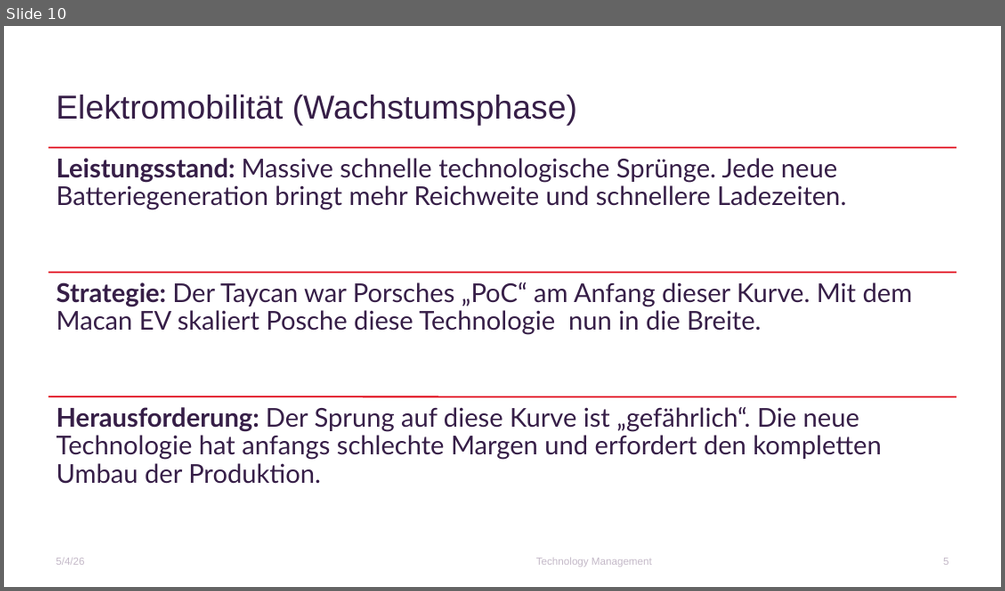
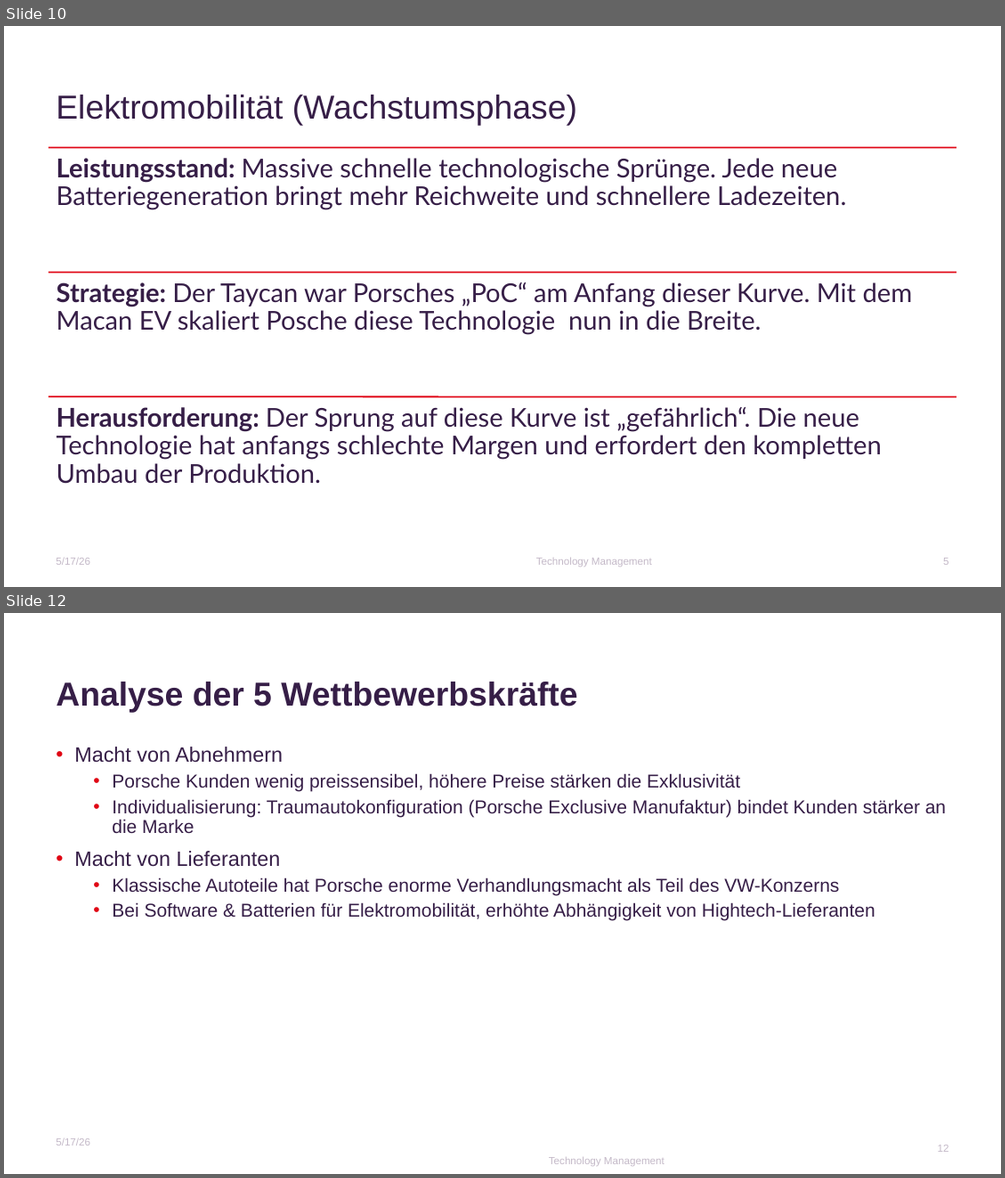
Before and after one commit to Erickk0/Master, a slide deck: 1. Semester/Technology Management/Praktikum/PorscheTechManagement1.pptx. Shown one above the other, each under a label of ours: slide 10 before the commit, slides 10 and 12 after it; the slides between them are not shown. The pictures are 1005x591 and 1005x1178 pixels, drawn with LibreOffice and Linux fonts; fonts in the diff are those of the drawing; background and template pictures are left out. Boxes give left, top, right and bottom in pixels: in the first picture for what was removed or moved away, otherwise in the second. Text is boxed around its words. In the diff, an @@ line names an element or a change of style, - is before the commit and + after.

```diff
--- a/1. Semester/Technology Management/Praktikum/PorscheTechManagement1.pptx
+++ b/1. Semester/Technology Management/Praktikum/PorscheTechManagement1.pptx
@@ slide 12 added at (4, 613, 1001, 1174), background #FFFFFF @@
@@ title added at (56, 682, 577, 712), 32 pt, text #361E47, bold @@
+Analyse der 5 Wettbewerbskräfte
@@ text added at (74, 747, 946, 921), 18 pt, text #361E47 @@
+• Macht von Abnehmern
+  • Porsche Kunden wenig preissensibel, höhere Preise stärken die Exklusivität
+  • Individualisierung: Traumautokonfiguration (Porsche Exclusive Manufaktur) bindet Kunden stärker an die Marke
+• Macht von Lieferanten
+  • Klassische Autoteile hat Porsche enorme Verhandlungsmacht als Teil des VW-Konzerns
+  • Bei Software & Batterien für Elektromobilität, erhöhte Abhängigkeit von Hightech-Lieferanten
@@ text added at (56, 1138, 90, 1145), 10 pt, text #C4B9C8 @@
+5/17/26
@@ page number added at (938, 1144, 949, 1151), 10 pt, text #C4B9C8 @@
+12
@@ text added at (549, 1157, 664, 1166), 10 pt, text #C4B9C8 @@
+Technology Management
@@ slide 10 changed as well @@
@@ text at (56, 557, 90, 564): text changed @@
-5/4/26
+5/17/26
```
Also in this commit, not shown: 10 other slides changed, 4 other slides added, 21 other files.
